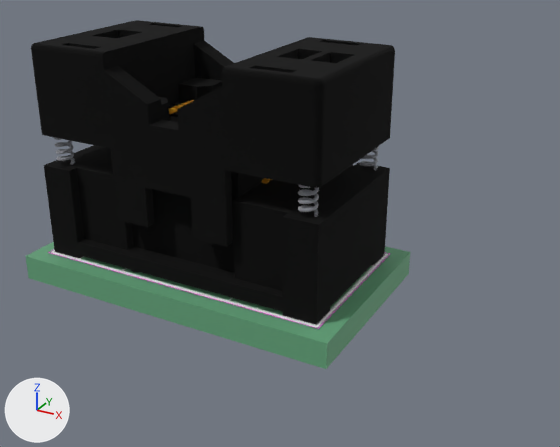
Before and after pictures for a commit that changed the glTF model pr/13/items/footprint__Custom_Connector__PA-SOCKET-MSOP-8-0.65/head.glb.
Before and after are seen from a camera (50 mm lens) standing at (25.4, -37.9, 22.1) and looking at (5.0, -0.8, 3.5). Arrows for +X, +Y and +Z are at lower left; the lights stay in place. The older version comes first. Where no turn or scale is listed for an object, it has been applied to the vertices. Vertices at exactly the same position are counted once.

Names of what the first picture shows: 'F.CrtYd', 'F.Fab', 'F.SilkS', 'PCB', 'model_1_13_cover', 'model_1_14_body' and 3 more.
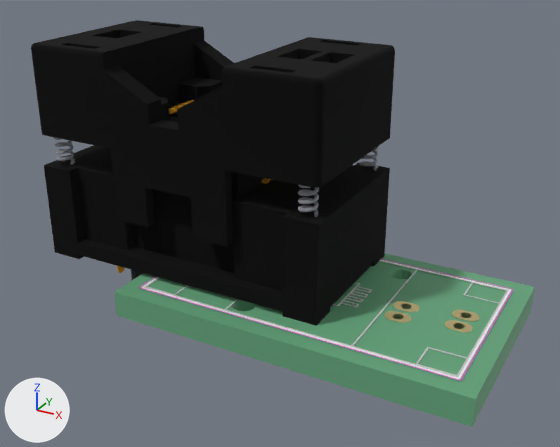
Location of each change, [x1, y1, x2, y2] in pixels of the pictures (560 x 447 px; the box of a moved part takes in the faces that stretch with it):
'PCB', moved: before [25, 242, 410, 369]; after [114, 253, 535, 427]
'F.Fab', reshaped (mostly hidden before): before [54, 251, 386, 326]; after [145, 260, 509, 377]
'F.SilkS', moved: before [51, 250, 388, 328]; after [141, 260, 511, 379]
'F.Cu', moved (not visible before): after [385, 301, 479, 333]
'F.CrtYd', moved: before [48, 250, 390, 329]; after [139, 259, 514, 381]
'Holes', moved (not visible before): after [392, 304, 472, 329]
part 6 of me_f_fab, moved or reshaped: before [54, 251, 386, 326]; after [145, 260, 509, 377]
part 7 of me_f_fab, added: after [333, 282, 372, 307]

Edits to the bpy script that builds the scene:
```text
Change me_pcb:
    used by ob_pcb; location = (0.0, 0.0, 0.0)
    remove me_pcb.from_pydata(...)  # 1288 vertices, 2612 faces; spans x -10.8..10.8, y -6.3..6.3, z -1.6..0.0
    add me_pcb.from_pydata(...)  # 1288 vertices, 2612 faces; spans x -2.6..18.9, y -7.3..5.3, z -1.6..0.0
    me_pcb part 1: the whole mesh is moved by (8.1, -1.0, 0.0)
Change me_f_cu:
    used by ob_f_cu; location = (0.0, 0.0, 0.0)
    remove me_f_cu.from_pydata(...)  # 1956 vertices, 3912 faces; spans x -8.9..8.9, y -1.5..1.5, z 0.0
    add me_f_cu.from_pydata(...)  # 1956 vertices, 3912 faces; spans x -0.8..17.0, y -2.5..0.5, z 0.0
    me_f_cu part 2: the whole mesh is moved by (8.1, -1.0, 0.0)
Change me_holes:
    used by ob_holes; location = (0.0, 0.0, 0.0)
    remove me_holes.from_pydata(...)  # 3072 vertices, 6144 faces; spans x -8.5..8.5, y -1.3..1.3, z -1.6..0.0
    add me_holes.from_pydata(...)  # 3072 vertices, 6144 faces; spans x -0.3..16.6, y -2.3..0.3, z -1.6..0.0
    me_holes part 3: the whole mesh is moved by (8.1, -1.0, 0.0)
Change me_f_silks:
    used by ob_f_silks; location = (0.0, 0.0, 0.0)
    remove me_f_silks.from_pydata(...)  # 150 vertices, 296 faces; spans x -10.3..9.7, y -5.2..5.2, z 0.0
    add me_f_silks.from_pydata(...)  # 150 vertices, 296 faces; spans x -2.2..17.8, y -6.1..4.2, z 0.0
    me_f_silks part 4: the whole mesh is moved by (8.2, -1.0, 0.0)
Change me_f_crtyd:
    used by ob_f_crtyd; location = (0.0, 0.0, 0.0)
    remove me_f_crtyd.from_pydata(...)  # 80 vertices, 160 faces; spans x -9.8..9.8, y -5.3..5.3, z 0.1
    add me_f_crtyd.from_pydata(...)  # 80 vertices, 160 faces; spans x -1.6..17.9, y -6.3..4.3, z 0.1
    me_f_crtyd part 5: the whole mesh is moved by (8.1, -1.0, 0.0)
Change me_f_fab:
    used by ob_f_fab; location = (0.0, 0.0, 0.0)
    remove me_f_fab.from_pydata(...)  # 1084 vertices, 2220 faces; spans x -9.6..9.6, y -5.1..5.1, z 0.0..0.1
    add me_f_fab.from_pydata(...)  # 1092 vertices, 2236 faces; spans x -1.4..17.7, y -6.0..4.1, z 0.0..0.1
    me_f_fab part 6: the loose piece of 236 vertices spanning x -9.6..9.6, y -5.1..5.1, z 0.0..0.1 is moved by (8.2, -1.0, 0.0)
    me_f_fab part 7: a new loose piece of 472 vertices spanning x 5.7..10.6, y -2.5..0.6, z 0.0..0.1, in mat_f_fab (light grey #cecece)
    other edits to the shape of me_f_fab do not show in these pictures
```
